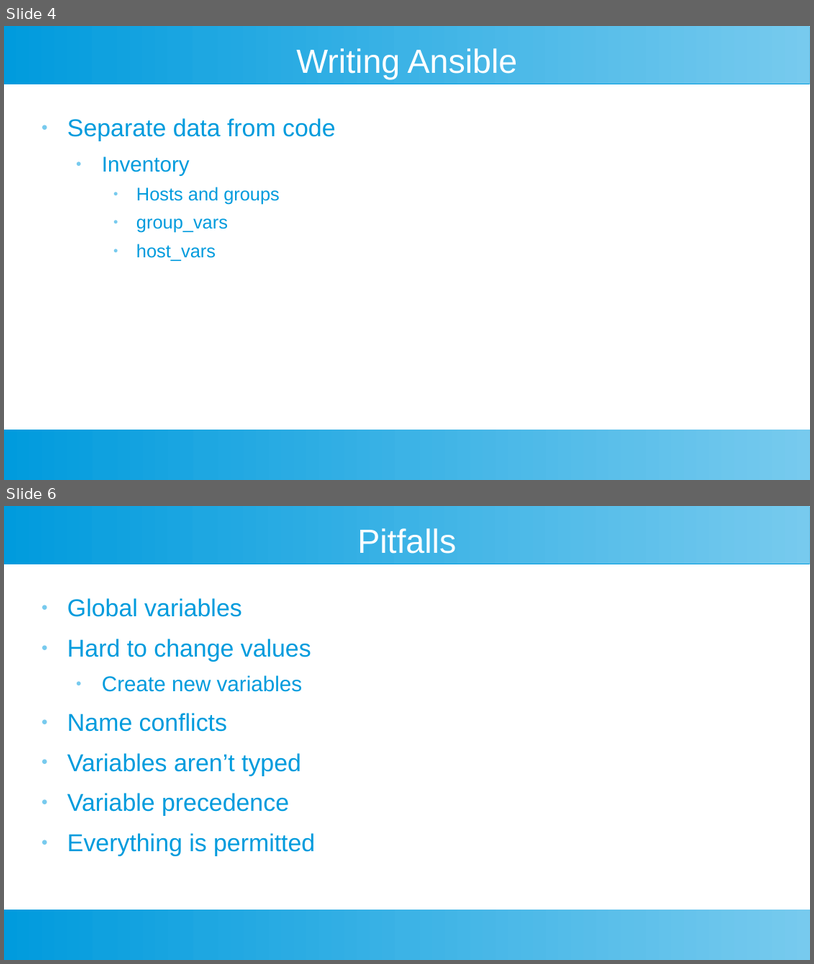
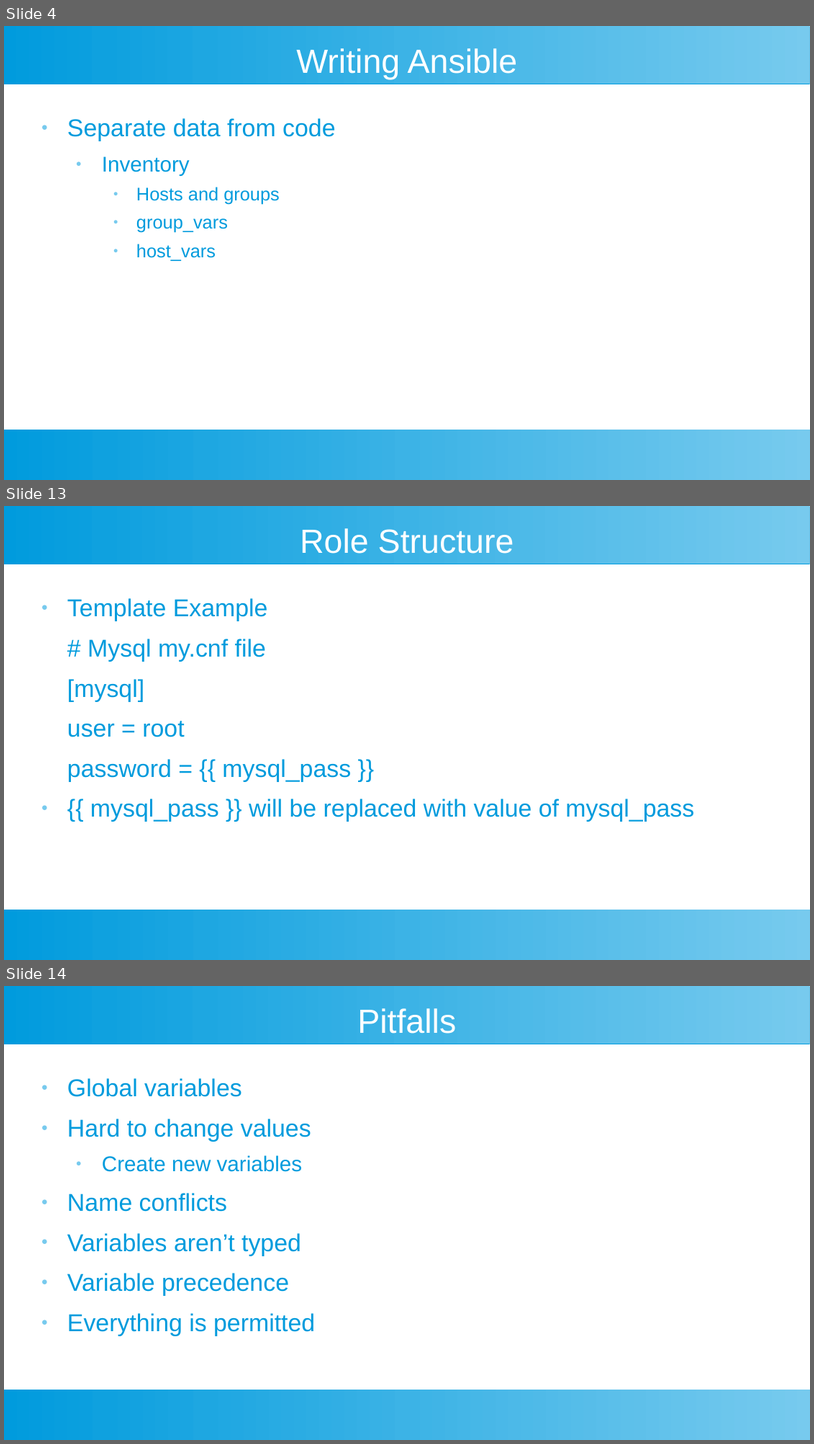
Before and after one commit to riffraff169/ansible-training, a slide deck: docs/ansible-slides.odp. Shown one above the other, each under a label of ours: slides 4 and 6 before the commit, slides 4, 13 and 14 after it; the slides between them are not shown. The pictures are 814x964 and 814x1444 pixels, drawn with LibreOffice and Linux fonts; fonts in the diff are those of the drawing. Boxes give left, top, right and bottom in pixels: in the first picture for what was removed or moved away, otherwise in the second. Text is boxed around its words. In the diff, an @@ line names an element or a change of style, - is before the commit and + after.

```diff
--- a/docs/ansible-slides.odp
+++ b/docs/ansible-slides.odp
@@ slide 13 added at [4,506,810,960], background #FFFFFF; not listed: 2 template elements that a slide beside it also shows @@
@@ title added at [300,528,514,554], 33 pt, text #FFFFFF @@
+Role Structure
@@ text added at [67,598,694,821], 24 pt, text #009BDD @@
+● Template Example
+# Mysql my.cnf file
+[mysql]
+user = root
+password = {{ mysql_pass }}
+● {{ mysql_pass }} will be replaced with value of mysql_pass
@@ what was slide 6 is now slide 14 @@
```
Also in this commit, not shown: 1 slide changed, 8 other slides added, 1 other file.
